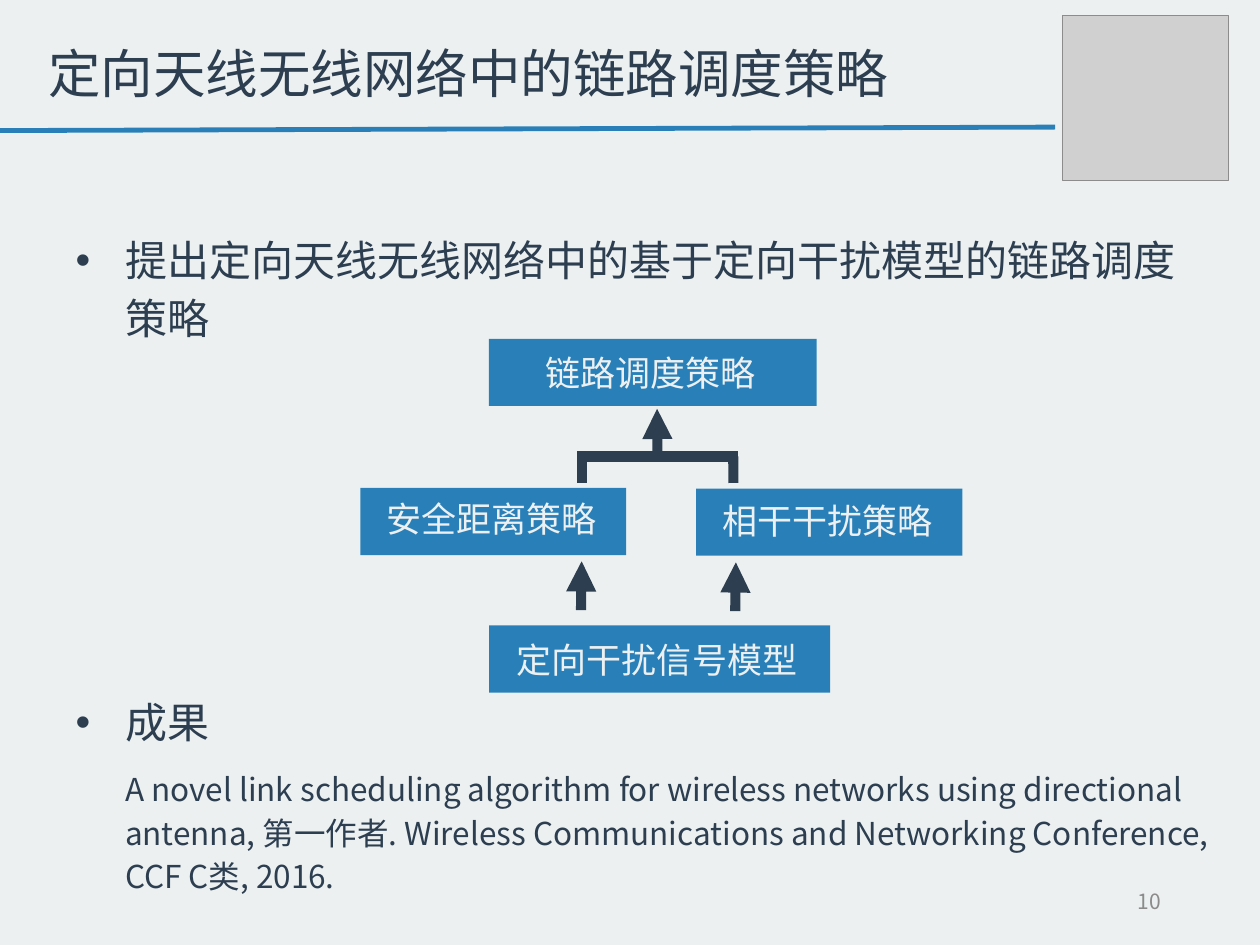
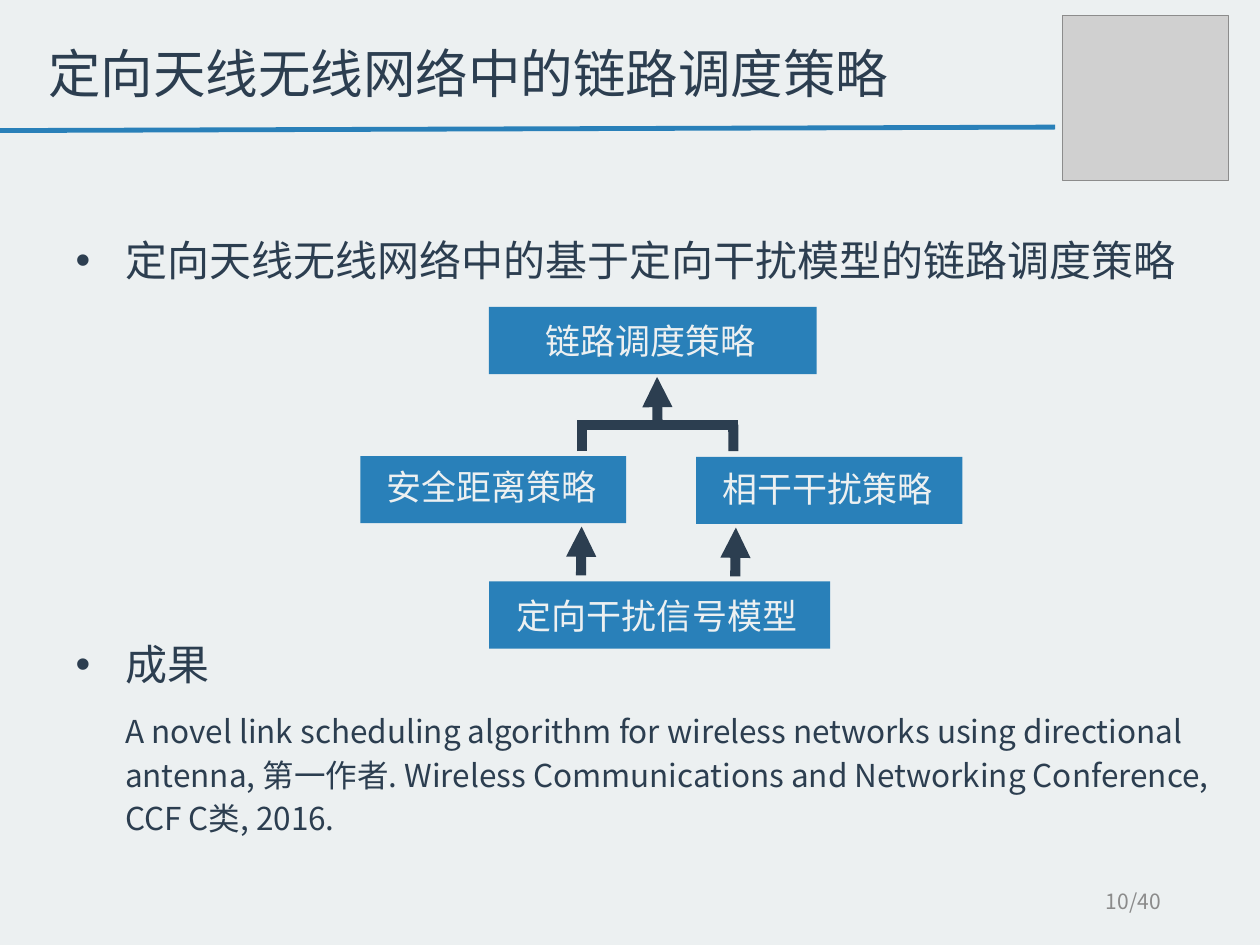
Before and after one commit to tangzhaoshu/playground, a slide deck: slide 10 of ResearchWork/毕业答辩--唐兆树.pptx. Drawn at 1260x945 pixels with LibreOffice and Linux fonts; fonts in the diff are those of the drawing; grey boxes stand for pictures. Boxes give left, top, right and bottom in pixels: in the first picture for what was removed or moved away, otherwise in the second. Text is boxed around its words. In the diff, an @@ line names an element or a change of style, - is before the commit and + after.

```diff
--- a/ResearchWork/毕业答辩--唐兆树.pptx
+++ b/ResearchWork/毕业答辩--唐兆树.pptx
@@ text at bbox=[125, 240, 1175, 280]: text changed @@
-• 提出定向天线无线网络中的基于定向干扰模型的链路调度策略
+• 定向天线无线网络中的基于定向干扰模型的链路调度策略
@@ 3 texts, 3 rectangles, 3 lines, 1 arrow: place and size @@
-3 texts, 3 rectangles, 3 lines, 1 arrow at bbox=[360, 339, 961, 556]
+3 texts, 3 rectangles, 3 lines, 1 arrow at bbox=[360, 307, 961, 524]
@@ arrow moved from (581, 610) - (582, 561) to (581, 576) - (582, 527) @@
@@ arrow moved from (736, 611) - (736, 562) to (736, 576) - (736, 528) @@
@@ rectangle: place and size @@
-rectangle at bbox=[489, 625, 830, 692]
+rectangle at bbox=[489, 581, 830, 648]
@@ text "定向干扰信号模型": place and size @@
-text "定向干扰信号模型" at bbox=[517, 643, 797, 676]
+text "定向干扰信号模型" at bbox=[517, 599, 797, 632]
@@ page number at bbox=[1106, 892, 1161, 913]: text changed @@
-10
+10/40
```
Also in this commit, not shown: 23 other slides changed, 1 slide added, 18 other files.
